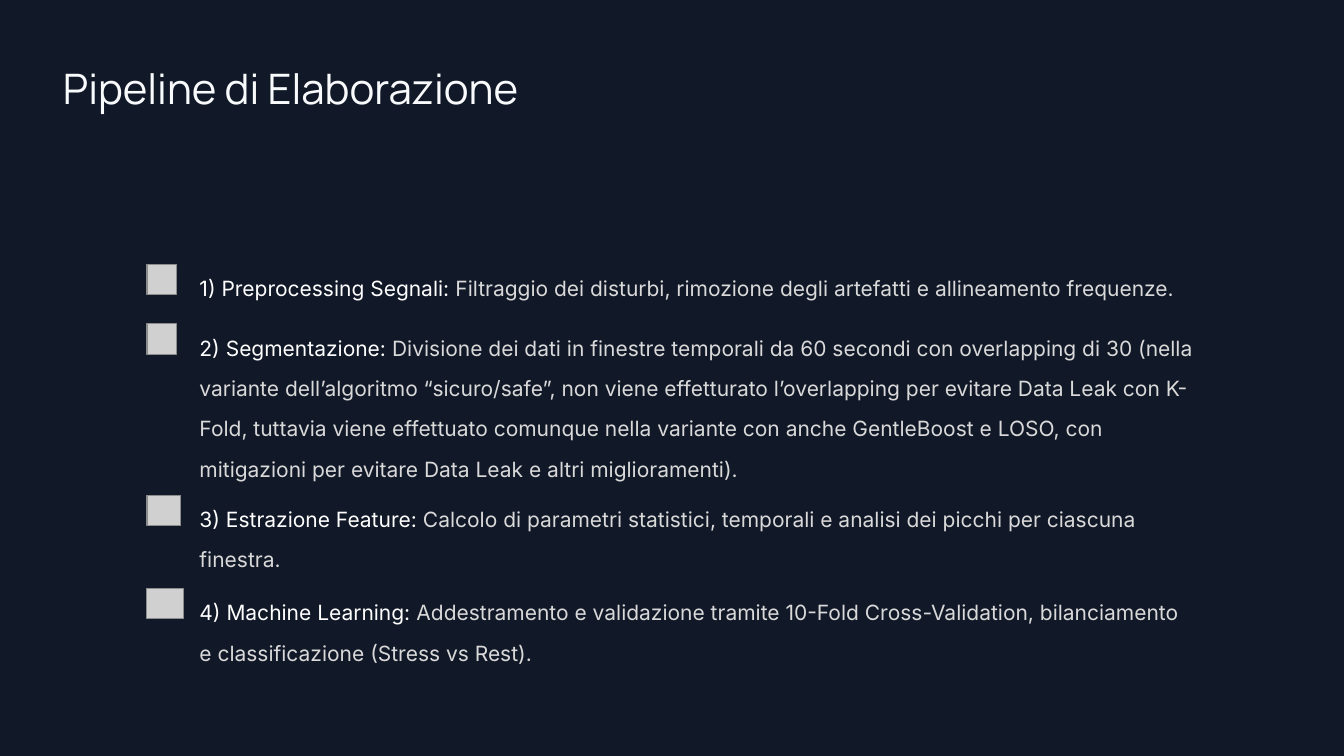
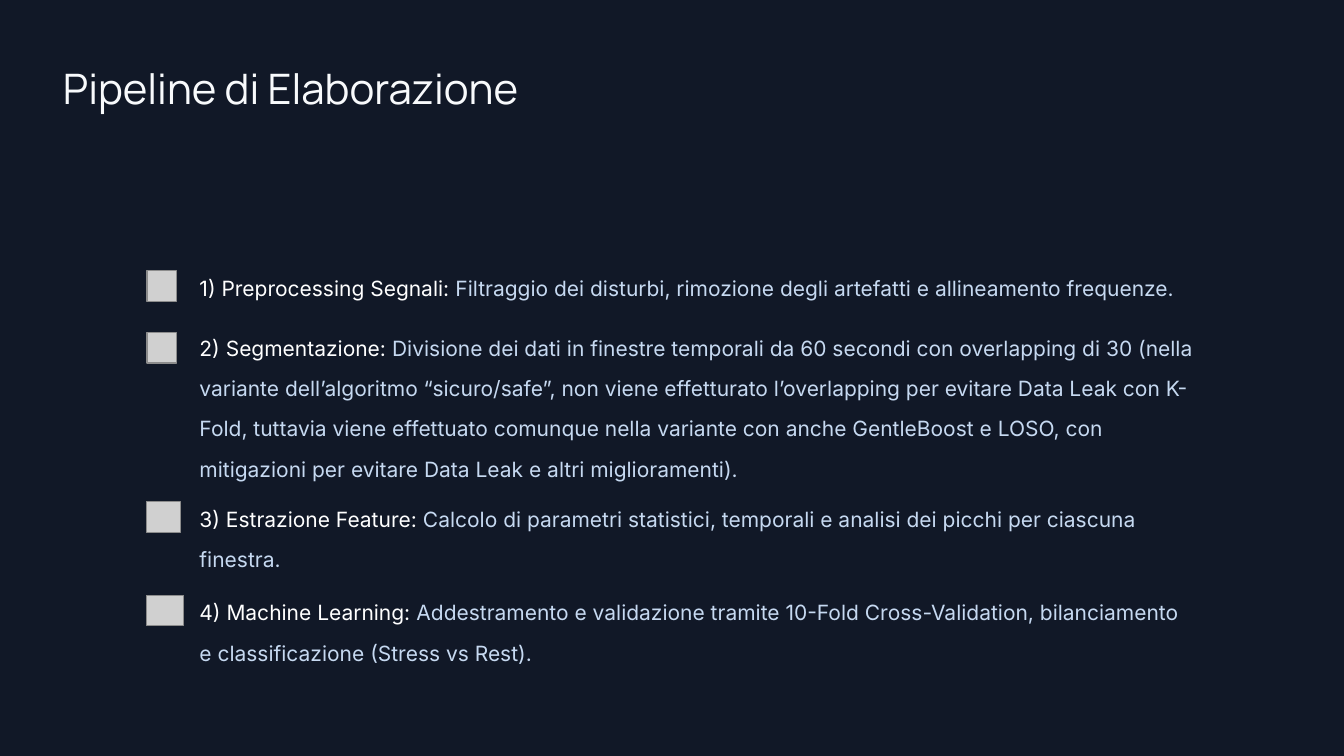
Before and after one commit to GABRYCA/ml-stress-rest, a slide deck: slide 6 of Progetto Interfacce Uomo-Macchina.pptx. Drawn at 1344x756 pixels with LibreOffice and Linux fonts; fonts in the diff are those of the drawing; grey boxes stand for pictures; background and template pictures are left out. Boxes give left, top, right and bottom in pixels: in the first picture for what was removed or moved away, otherwise in the second. Text is boxed around its words. In the diff, an @@ line names an element or a change of style, - is before the commit and + after.

```diff
--- a/Progetto Interfacce Uomo-Macchina.pptx
+++ b/Progetto Interfacce Uomo-Macchina.pptx
@@ text "1) Preprocessing Segnali: Filtraggio dei ..." at (199,279,1174,301): text colour #D9D9D9 to #C6D9F1 in "Filtraggio dei disturbi, rimozione degli artefatti e ..." @@
@@ text "2) Segmentazione: Divisione dei dati ..." at (199,339,1192,482): text colour #D9D9D9 to #C6D9F1 @@
@@ picture: place and size @@
-picture at (147,324,176,354)
+picture at (147,333,176,363)
@@ 3 pictures: place and size @@
-3 pictures at (147,264,184,619)
+3 pictures at (146,271,182,625)
@@ text "3) Estrazione Feature: Calcolo di ..." at (199,510,1135,568): text colour #D9D9D9 to #C6D9F1 in "Calcolo di parametri statistici, temporali e analisi ..." @@
@@ text "4) Machine Learning: Addestramento e ..." at (199,603,1178,664): text colour #D9D9D9 to #C6D9F1 in "Addestramento e validazione tramite 10-Fold Cross-Validation ..." @@
```
Also in this commit, not shown: 2 other slides changed, 2 other files.
